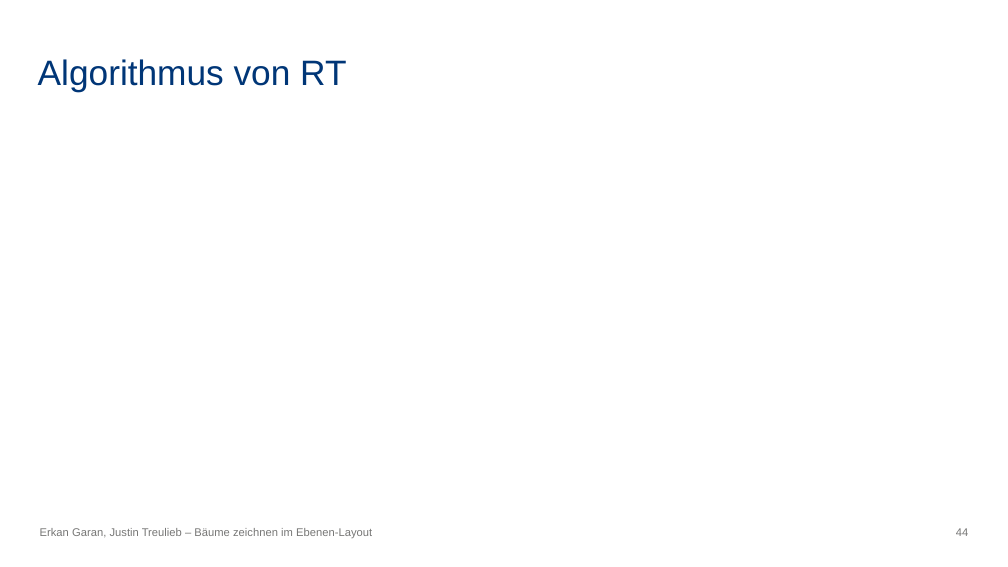
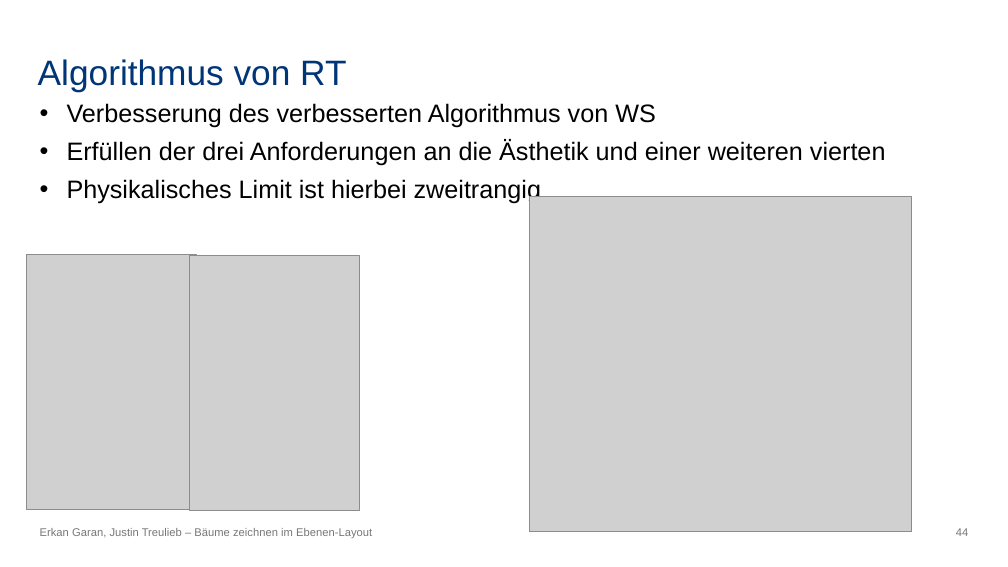
Before and after one commit to erkangrn/Praxsiprojekt, a slide deck: slide 44 of Powerpoint/Bäume zeichnen im Ebenen-Layout.pptx. Drawn at 1008x567 pixels with LibreOffice and Linux fonts; fonts in the diff are those of the drawing; grey boxes stand for pictures. Boxes give left, top, right and bottom in pixels: in the first picture for what was removed or moved away, otherwise in the second. Text is boxed around its words. In the diff, an @@ line names an element or a change of style, - is before the commit and + after.

```diff
--- a/Powerpoint/Bäume zeichnen im Ebenen-Layout.pptx
+++ b/Powerpoint/Bäume zeichnen im Ebenen-Layout.pptx
@@ text added at (x1=67, y1=103, x2=886, y2=203), 18 pt, text #000000 @@
+• Verbesserung des verbesserten Algorithmus von WS
+• Erfüllen der drei Anforderungen an die Ästhetik und einer weiteren vierten
+• Physikalisches Limit ist hierbei zweitrangig
@@ picture added at (x1=529, y1=197, x2=912, y2=531) @@
@@ picture added at (x1=26, y1=255, x2=197, y2=510) @@
@@ picture added at (x1=190, y1=256, x2=360, y2=511) @@
```
Also in this commit, not shown: 1 other file.
